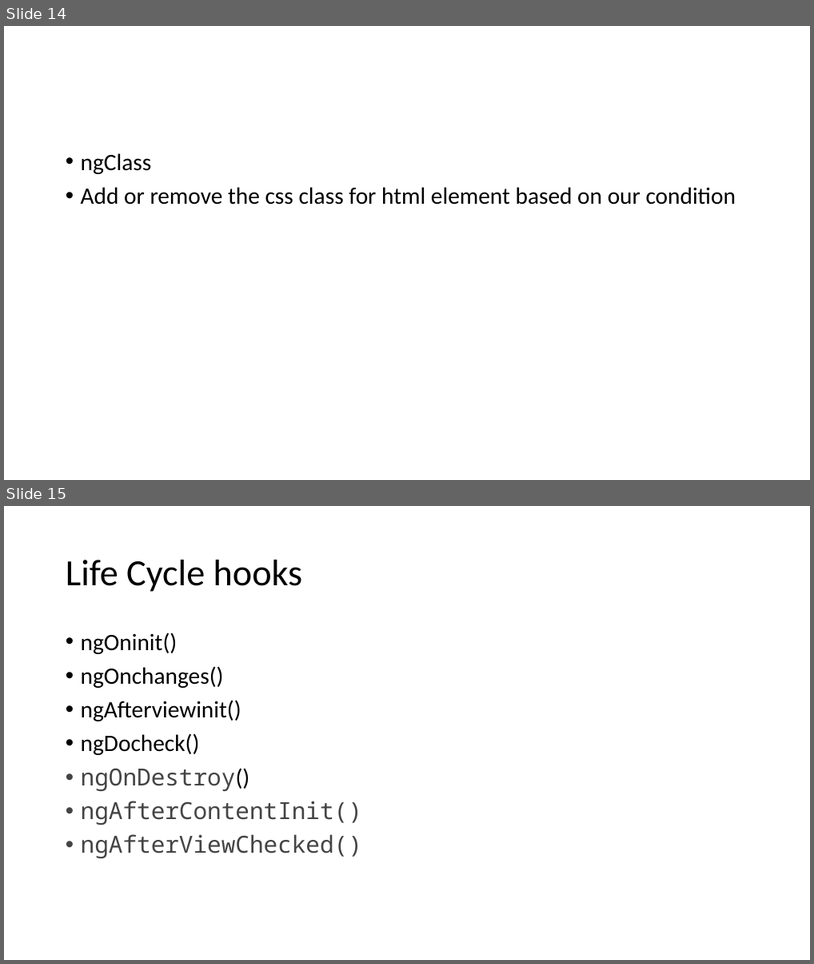
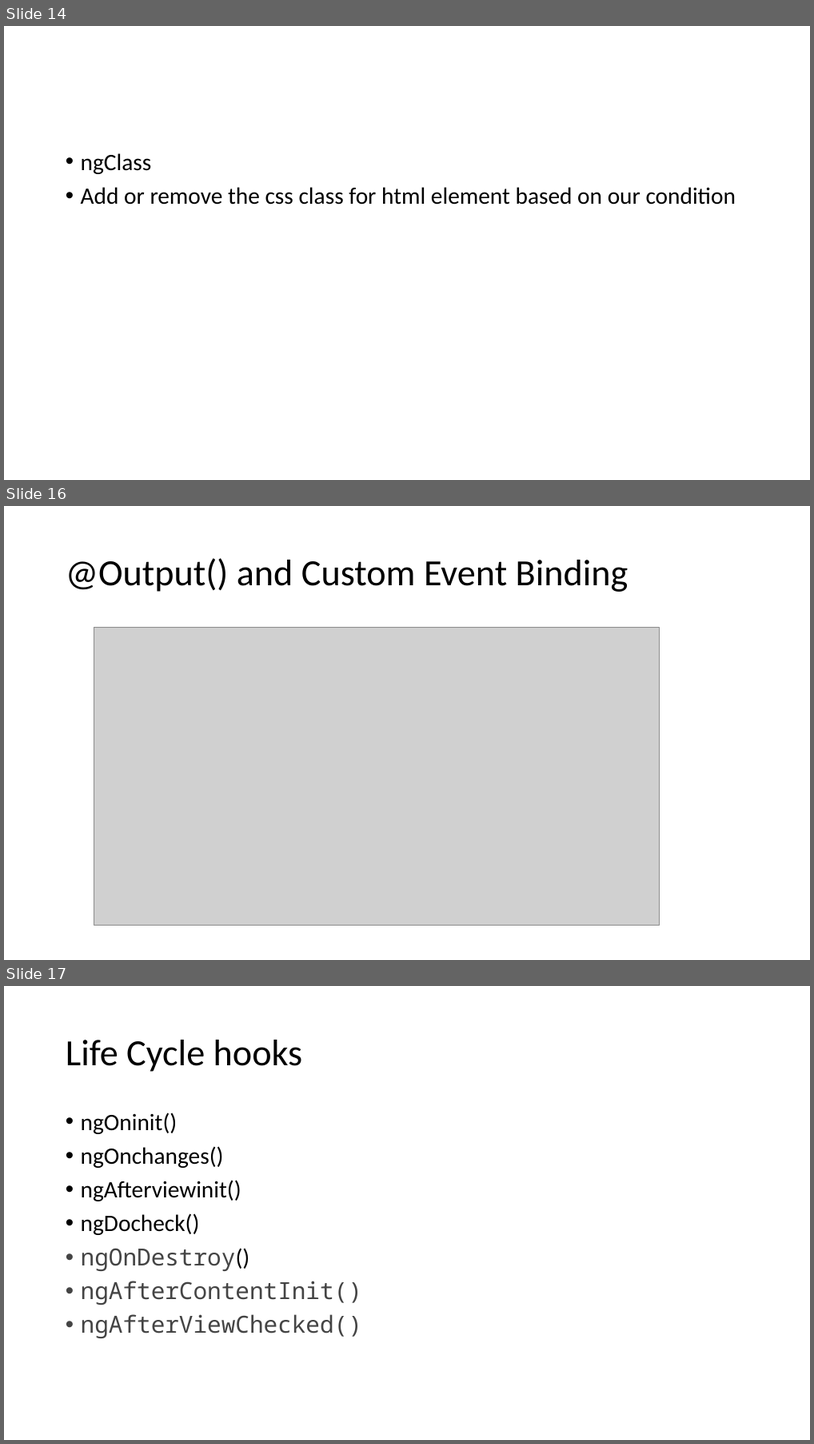
Before and after one commit to 00Maddy/angularDemo, a slide deck: ANGULAR.pptm. Shown one above the other, each under a label of ours: slides 14 and 15 before the commit, slides 14, 16 and 17 after it; the slides between them are not shown. The pictures are 814x964 and 814x1444 pixels, drawn with LibreOffice and Linux fonts; fonts in the diff are those of the drawing; grey boxes stand for pictures. Boxes give left, top, right and bottom in pixels: in the first picture for what was removed or moved away, otherwise in the second. Text is boxed around its words. In the diff, an @@ line names an element or a change of style, - is before the commit and + after.

```diff
--- a/ANGULAR.pptm
+++ b/ANGULAR.pptm
@@ slide 16 added at [4,506,810,960], background #FFFFFF @@
@@ title added at [66,558,629,592], 44 pt, text #000000 @@
+@Output() and Custom Event Binding
@@ picture added at [94,627,659,924] @@
@@ what was slide 15 is now slide 17 @@
```
Also in this commit, not shown: 1 other slide added.
